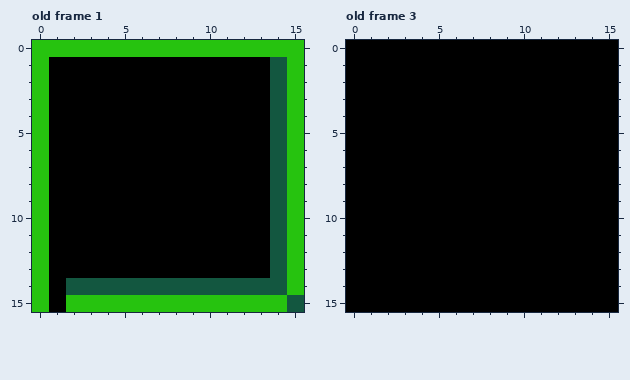
Edited in one commit: pixel-art file (workspace/sprites/tiles.ase). Above: the version before the commit.
16x16 pixels, 5 frames. Shown: old frame 1, old frame 3. The commit also changed other frames, which this record leaves out.
After the commit:
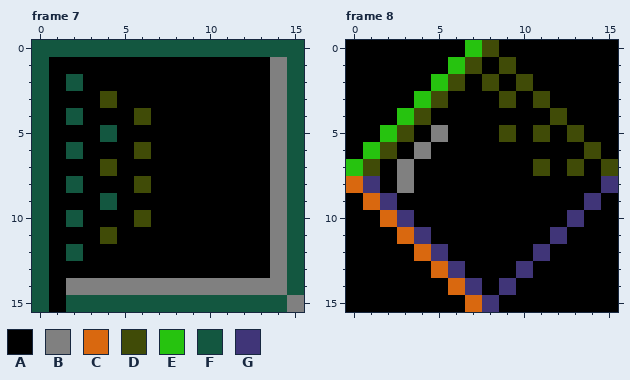
Palette (. is transparent): A #000000  B #808080  C #d9680f  D #404b07  E #26c30f  F #135740  G #403578
A new or re-ordered frame is compared with the old frame closest to it.
What changed:
frames 5 -> 9
--- frame 7 is new; against old frame 1
@@ x 0..15 @@
- 0 EEEEEEEEEEEEEEEE
- 1 EAAAAAAAAAAAAAFE
- 2 EAAAAAAAAAAAAAFE
- 3 EAAAAAAAAAAAAAFE
- 4 EAAAAAAAAAAAAAFE
- 5 EAAAAAAAAAAAAAFE
- 6 EAAAAAAAAAAAAAFE
- 7 EAAAAAAAAAAAAAFE
- 8 EAAAAAAAAAAAAAFE
- 9 EAAAAAAAAAAAAAFE
-10 EAAAAAAAAAAAAAFE
-11 EAAAAAAAAAAAAAFE
-12 EAAAAAAAAAAAAAFE
-13 EAAAAAAAAAAAAAFE
-14 EAFFFFFFFFFFFFFE
-15 EAEEEEEEEEEEEEEF
+ 0 FFFFFFFFFFFFFFFF
+ 1 FAAAAAAAAAAAAABF
+ 2 FAFAAAAAAAAAAABF
+ 3 FAAADAAAAAAAAABF
+ 4 FAFAAADAAAAAAABF
+ 5 FAAAFAAAAAAAAABF
+ 6 FAFAAADAAAAAAABF
+ 7 FAAADAAAAAAAAABF
+ 8 FAFAAADAAAAAAABF
+ 9 FAAAFAAAAAAAAABF
+10 FAFAAADAAAAAAABF
+11 FAAADAAAAAAAAABF
+12 FAFAAAAAAAAAAABF
+13 FAAAAAAAAAAAAABF
+14 FABBBBBBBBBBBBBF
+15 FAFFFFFFFFFFFFFB
--- frame 8 is new; against old frame 3
@@ x 0..15 @@
- 0 AAAAAAAAAAAAAAAA
- 1 AAAAAAAAAAAAAAAA
- 2 AAAAAAAAAAAAAAAA
- 3 AAAAAAAAAAAAAAAA
- 4 AAAAAAAAAAAAAAAA
- 5 AAAAAAAAAAAAAAAA
- 6 AAAAAAAAAAAAAAAA
- 7 AAAAAAAAAAAAAAAA
- 8 AAAAAAAAAAAAAAAA
- 9 AAAAAAAAAAAAAAAA
-10 AAAAAAAAAAAAAAAA
-11 AAAAAAAAAAAAAAAA
-12 AAAAAAAAAAAAAAAA
-13 AAAAAAAAAAAAAAAA
-14 AAAAAAAAAAAAAAAA
-15 AAAAAAAAAAAAAAAA
+ 0 AAAAAAAEDAAAAAAA
+ 1 AAAAAAEDADAAAAAA
+ 2 AAAAAEDADADAAAAA
+ 3 AAAAEDAAADADAAAA
+ 4 AAAEDAAAAAAADAAA
+ 5 AAEDABAAADADADAA
+ 6 AEDABAAAAAAAAADA
+ 7 EDABAAAAAAADADAD
+ 8 CGABAAAAAAAAAAAG
+ 9 ACGAAAAAAAAAAAGA
+10 AACGAAAAAAAAAGAA
+11 AAACGAAAAAAAGAAA
+12 AAAACGAAAAAGAAAA
+13 AAAAACGAAAGAAAAA
+14 AAAAAACGAGAAAAAA
+15 AAAAAAACGAAAAAAA
Changed places in both pictures, as pixel boxes (x1, y1, x2, y2):
changed: (32, 40, 304, 312)
changed: (346, 40, 618, 312)
